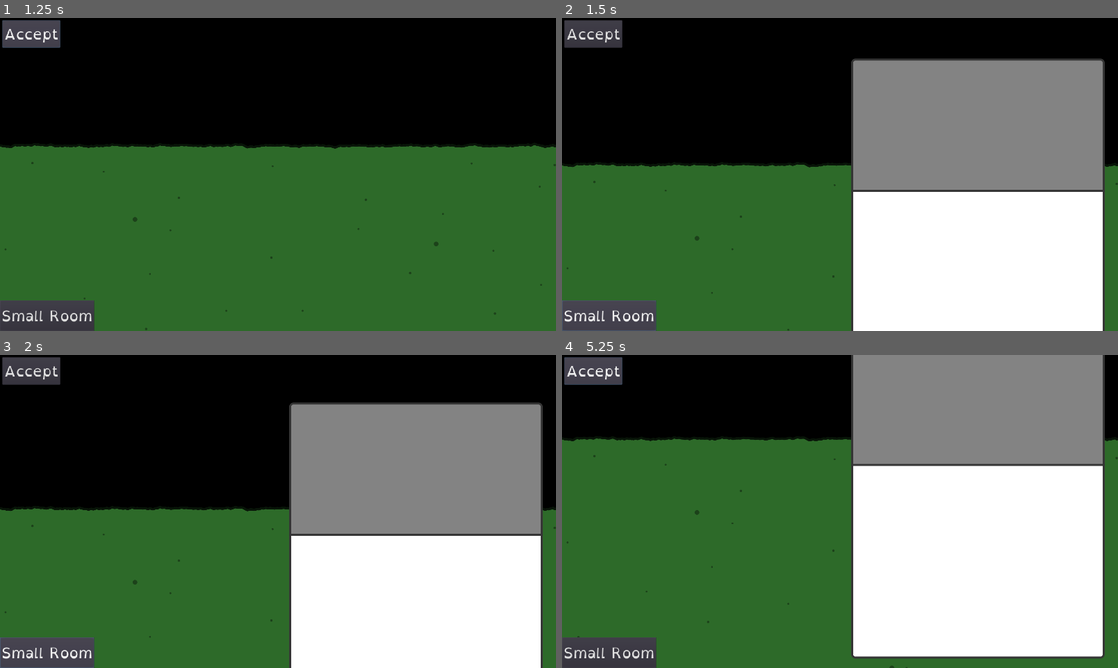
Above: before the commit, frames 1-4 (two rows, left to right).
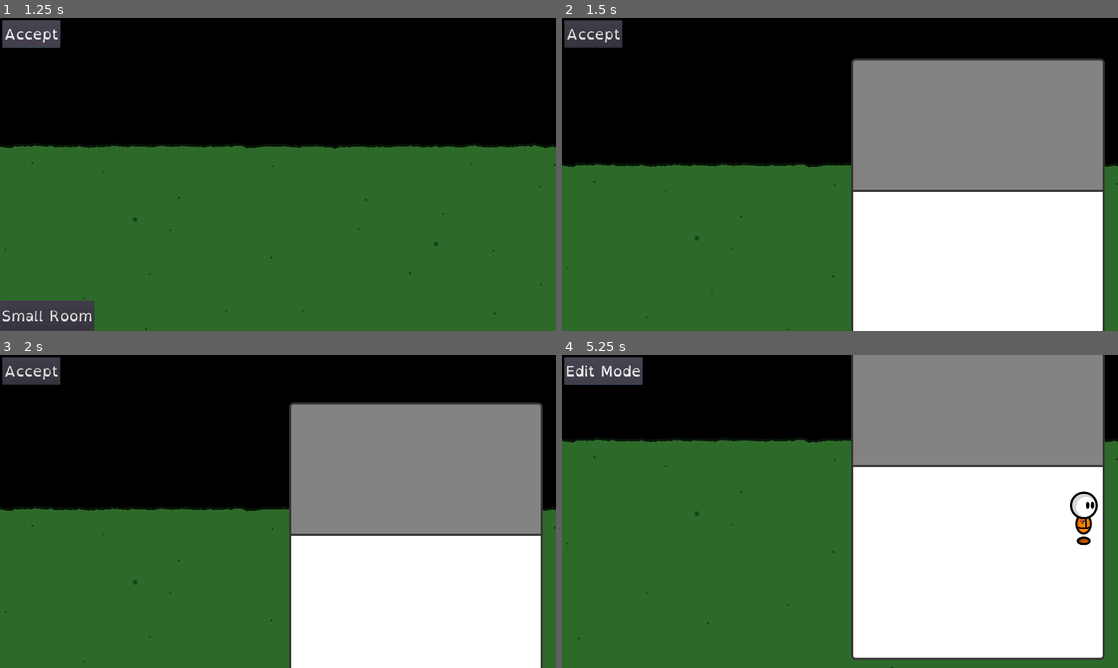
Above: after the commit, the same moments.

Repository: fupicat/szabandoned-0
Game: Godot game, scene res://Scenes/Places/House.tscn
Two runs of this game, one before a commit and one after it. Both use one fixed random seed, a clock stepped at 60 frames per second and the inputs below.
Inputs:
- Up to frame 1 (1.25 s): click "Edit Mode" at 0.5 s
- Up to frame 2 (1.5 s): click "Small Room" at 1.25 s
- Up to frame 3 (2 s): no input
- Up to frame 4 (5.25 s): click "Accept" at 2 s; hold Right (right) 2.78-3.5 s; hold X (action) 2.78-3.5 s; tap Tab (mode, bound only after the commit) at 3.05, 4.35 s; click "Edit Mode" (after the commit: "Accept") at 3.5 s; tap Enter at 4.25 s; hold Down (down) 4.28-5.03 s; tap X (action) at 4.55 s; hold Right (right) from 5.03 s (still down); hold X (action) from 5.03 s (still down)

Frame 1 is identical in both runs. In frame 2, 1.7% of the frame differs, in the area x 0-17%, y 90-100%; in frame 3, 1.7%; in frame 4, 3.8%, in the area x 0-100%, y 0-100%.

Commit message:
Items UI disappears when placing items

Diff:
--- a/Scripts/Placeable.gd
+++ b/Scripts/Placeable.gd
@@ -15,11 +15,6 @@
 func update_z():
     z_index = global_position.y / 10
 
-func _input(event):
-    if event.is_action_pressed("action"):
-        if move:
-            place()
-
 func _on_Interactive_body_entered(body):
     if body == get_parent().get_node("Player"):
         on_me = true
--- a/Scripts/Places/House.gd
+++ b/Scripts/Places/House.gd
@@ -18,6 +18,10 @@
     if edit_mode and !place_up:
         $Player.position.y -= 10
 
+func _input(event):
+    if (event.is_action_pressed("action") and edit_mode) or event.is_action_pressed("mode"):
+        switch_edit_mode()
+
 func switch_edit_mode(): # Returns true if switched.
     if edit_mode:
         var cant = false
@@ -26,17 +30,23 @@
                 cant = true
         if cant:
             print("One of the items could not be placed.")
-        else:
-            edit_mode = false
-            $Player.global_position = old_xy
-            $Player/CollisionShape2D.shape = old_col
-            $Player.show()
-            $Player/CollisionShape2D.disabled = false
+            return false
+
+        $HouseUI/UI/Mode.text = "Edit Mode"
+        $HouseUI/UI/Items.hide()
+        edit_mode = false
+        $Player.global_position = old_xy
+        $Player/CollisionShape2D.shape = old_col
+        $Player.show()
+        $Player/CollisionShape2D.disabled = false
     else:
+        $HouseUI/UI/Mode.text = "Accept"
+        $HouseUI/UI/Items.show()
         edit_mode = true
         old_xy = $Player.global_position
         old_col = $Player/CollisionShape2D.shape
         $Player.hide()
+        $HouseUI/UI/Items.show()
         for node in get_tree().get_nodes_in_group("Interactable"):
             node.get_node("Col").disabled = true
     return true
@@ -51,6 +61,7 @@
     else:
         $Player/CollisionShape2D.disabled = true
     obj.move = true
+    $HouseUI/UI/Items.hide()
 
 func _on_Placent_body_entered(body):
     if body == $Player and edit_mode:
--- a/Scripts/UI/HouseUI.gd
+++ b/Scripts/UI/HouseUI.gd
@@ -4,13 +4,7 @@
     $UI/Items.hide()
 
 func _on_Mode_pressed():
-    if get_parent().switch_edit_mode():
-        if get_parent().edit_mode:
-            $UI/Mode.text = "Accept"
-            $UI/Items.show()
-        else:
-            $UI/Mode.text = "Edit Mode"
-            $UI/Items.hide()
+    get_parent().switch_edit_mode()
 
 func _on_SmallRoom_pressed():
     get_parent().add_placeable(load("res://Scenes/Placeables/SmallRoom.tscn"))
--- a/project.godot
+++ b/project.godot
@@ -70,19 +70,9 @@
 "events": [ Object(InputEventKey,"resource_local_to_scene":false,"resource_name":"","device":0,"alt":false,"shift":false,"control":false,"meta":false,"command":false,"pressed":false,"scancode":90,"unicode":0,"echo":false,"script":null)
  ]
 }
-1={
+mode={
 "deadzone": 0.5,
-"events": [ Object(InputEventKey,"resource_local_to_scene":false,"resource_name":"","device":0,"alt":false,"shift":false,"control":false,"meta":false,"command":false,"pressed":false,"scancode":49,"unicode":0,"echo":false,"script":null)
- ]
-}
-2={
-"deadzone": 0.5,
-"events": [ Object(InputEventKey,"resource_local_to_scene":false,"resource_name":"","device":0,"alt":false,"shift":false,"control":false,"meta":false,"command":false,"pressed":false,"scancode":50,"unicode":0,"echo":false,"script":null)
- ]
-}
-3={
-"deadzone": 0.5,
-"events": [ Object(InputEventKey,"resource_local_to_scene":false,"resource_name":"","device":0,"alt":false,"shift":false,"control":false,"meta":false,"command":false,"pressed":false,"scancode":51,"unicode":0,"echo":false,"script":null)
+"events": [ Object(InputEventKey,"resource_local_to_scene":false,"resource_name":"","device":0,"alt":false,"shift":false,"control":false,"meta":false,"command":false,"pressed":false,"scancode":16777218,"unicode":0,"echo":false,"script":null)
  ]
 }
 
